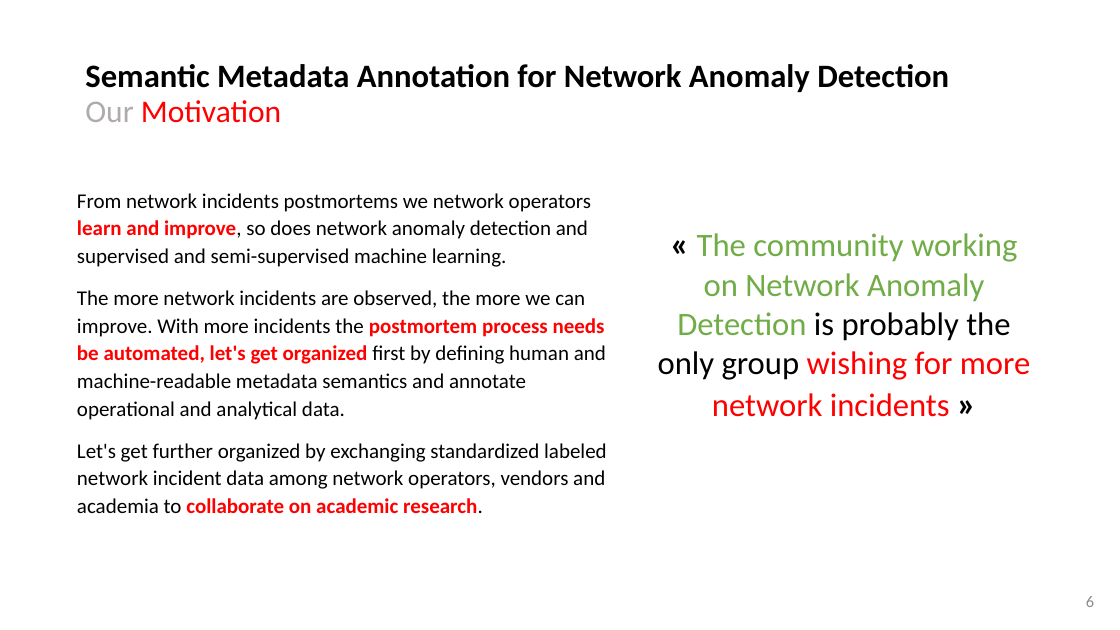
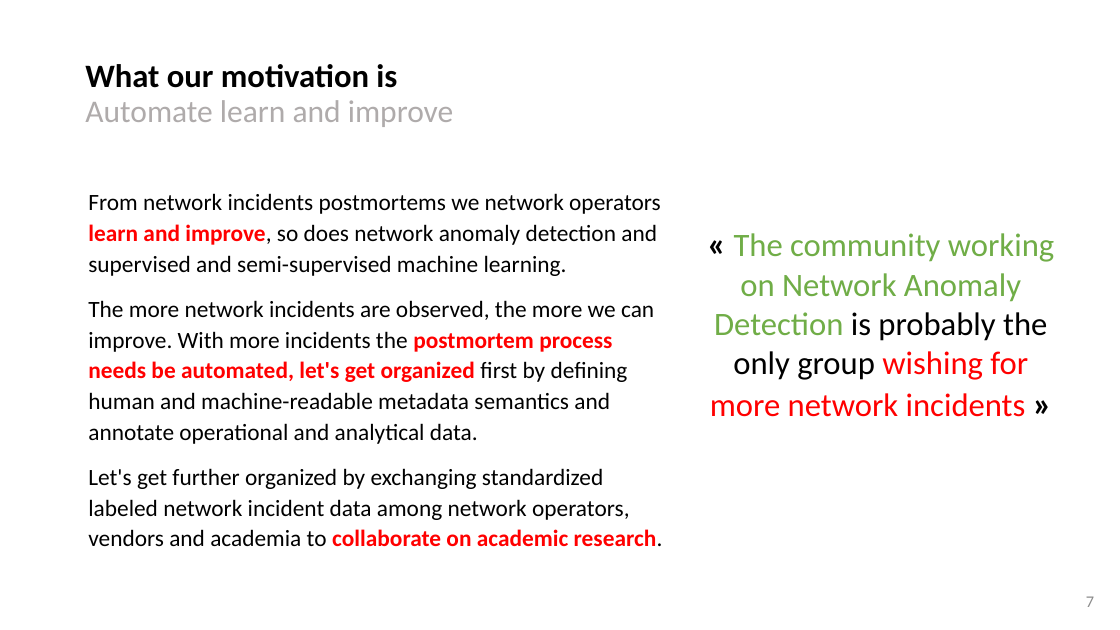
Before and after one commit to network-analytics/ietf-network-analytics-document-status, a slide deck: slide 7 of 118/NMRG/draft-netana-opsawg-nmrg-network-anomaly-semantics-01.pptx (slide 6 before the commit). Drawn at 1120x630 pixels with LibreOffice and Linux fonts; fonts in the diff are those of the drawing. Boxes give left, top, right and bottom in pixels: in the first picture for what was removed or moved away, otherwise in the second. Text is boxed around its words. In the diff, an @@ line names an element or a change of style, - is before the commit and + after.

```diff
--- a/118/NMRG/draft-netana-opsawg-nmrg-network-anomaly-semantics-01.pptx
+++ b/118/NMRG/draft-netana-opsawg-nmrg-network-anomaly-semantics-01.pptx
@@ title at [85, 64, 453, 127]: text changed; size 28 to 27 pt; text colour #000000 to #AFABAB; bold off @@
-Semantic Metadata Annotation for Network Anomaly Detection
-Our Motivation
+What our motivation is
+Automate learn and improve
@@ text "From network incidents postmortems we ...": place and size @@
-text "From network incidents postmortems we ..." at [77, 193, 607, 513]
+text "From network incidents postmortems we ..." at [88, 193, 663, 546]
@@ text "From network incidents postmortems we ..." at [88, 193, 663, 546]: size 18 to 20 pt @@
@@ text "« The community working on ..." rewrapped from [658, 233, 1030, 417] to [710, 233, 1054, 417] @@
@@ page number at [1086, 596, 1094, 607]: text changed @@
-6
+7
```
Also in this commit, not shown: 10 other slides changed, 1 slide added, 2 other files.
